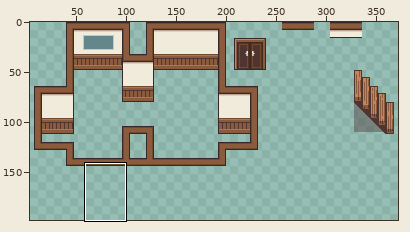
File history of a pixel-art file, aseprite_files/basic-wall-tilemap.aseprite. Above: a wide view before the commit, with the close-up outlined.
Close-up. As it was:
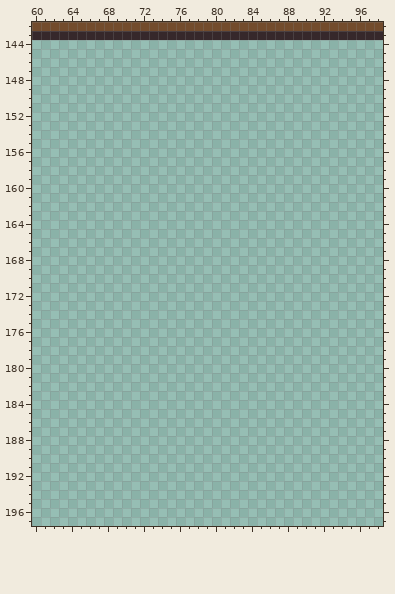
384x288 pixels, 1 frame. Shown: x 60..98, y 142..197. The wide view leaves out empty margins.
Now the later version:
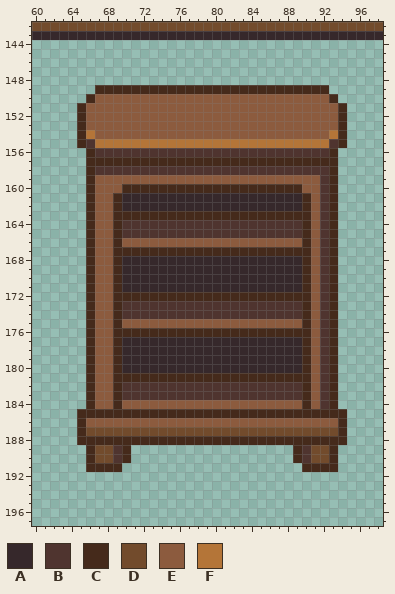
Palette (. is transparent): A #36282b  B #4f342f  C #452a1b  D #724b2c  E #8c5b3e  F #b47538
Change:
layer "bookcase" added
--- layer "bookcase"
@@ x 60..98 @@
 148 .......................................
-149 .......................................
-150 .......................................
-151 .......................................
-152 .......................................
-153 .......................................
-154 .......................................
-155 .......................................
-156 .......................................
-157 .......................................
-158 .......................................
-159 .......................................
-160 .......................................
-161 .......................................
-162 .......................................
-163 .......................................
-164 .......................................
-165 .......................................
-166 .......................................
-167 .......................................
-168 .......................................
-169 .......................................
-170 .......................................
-171 .......................................
-172 .......................................
-173 .......................................
-174 .......................................
-175 .......................................
-176 .......................................
-177 .......................................
-178 .......................................
-179 .......................................
-180 .......................................
-181 .......................................
-182 .......................................
-183 .......................................
-184 .......................................
-185 .......................................
-186 .......................................
-187 .......................................
-188 .......................................
-189 .......................................
-190 .......................................
-191 .......................................
+149 .......CCCCCCCCCCCCCCCCCCCCCCCCCC......
+150 ......CEEEEEEEEEEEEEEEEEEEEEEEEEEC.....
+151 .....CEEEEEEEEEEEEEEEEEEEEEEEEEEEEC....
+152 .....CEEEEEEEEEEEEEEEEEEEEEEEEEEEEC....
+153 .....CEEEEEEEEEEEEEEEEEEEEEEEEEEEEC....
+154 .....CFEEEEEEEEEEEEEEEEEEEEEEEEEEFC....
+155 .....CBFFFFFFFFFFFFFFFFFFFFFFFFFFBC....
+156 ......CBBBBBBBBBBBBBBBBBBBBBBBBBBC.....
+157 ......CCCCCCCCCCCCCCCCCCCCCCCCCCCC.....
+158 ......CBBBBBBBBBBBBBBBBBBBBBBBBBBC.....
+159 ......CEEEEEEEEEEEEEEEEEEEEEEEEEBC.....
+160 ......CEEECCCCCCCCCCCCCCCCCCCCEEBC.....
+161 ......CEECAAAAAAAAAAAAAAAAAAAACEBC.....
+162 ......CEECAAAAAAAAAAAAAAAAAAAACEBC.....
+163 ......CEECCCCCCCCCCCCCCCCCCCCCCEBC.....
+164 ......CEECBBBBBBBBBBBBBBBBBBBBCEBC.....
+165 ......CEECBBBBBBBBBBBBBBBBBBBBCEBC.....
+166 ......CEECEEEEEEEEEEEEEEEEEEEECEBC.....
+167 ......CEECCCCCCCCCCCCCCCCCCCCCCEBC.....
+168 ......CEECAAAAAAAAAAAAAAAAAAAACEBC.....
+169 ......CEECAAAAAAAAAAAAAAAAAAAACEBC.....
+170 ......CEECAAAAAAAAAAAAAAAAAAAACEBC.....
+171 ......CEECAAAAAAAAAAAAAAAAAAAACEBC.....
+172 ......CEECCCCCCCCCCCCCCCCCCCCCCEBC.....
+173 ......CEECBBBBBBBBBBBBBBBBBBBBCEBC.....
+174 ......CEECBBBBBBBBBBBBBBBBBBBBCEBC.....
+175 ......CEECEEEEEEEEEEEEEEEEEEEECEBC.....
+176 ......CEECCCCCCCCCCCCCCCCCCCCCCEBC.....
+177 ......CEECAAAAAAAAAAAAAAAAAAAACEBC.....
+178 ......CEECAAAAAAAAAAAAAAAAAAAACEBC.....
+179 ......CEECAAAAAAAAAAAAAAAAAAAACEBC.....
+180 ......CEECAAAAAAAAAAAAAAAAAAAACEBC.....
+181 ......CEECCCCCCCCCCCCCCCCCCCCCCEBC.....
+182 ......CEECBBBBBBBBBBBBBBBBBBBBCEBC.....
+183 ......CEECBBBBBBBBBBBBBBBBBBBBCEBC.....
+184 ......CEECEEEEEEEEEEEEEEEEEEEECEBC.....
+185 .....CCCCCCCCCCCCCCCCCCCCCCCCCCCCCC....
+186 .....CEEEEEEEEEEEEEEEEEEEEEEEEEEEEC....
+187 .....CDDDDDDDDDDDDDDDDDDDDDDDDDDDDC....
+188 .....CCCCCCCCCCCCCCCCCCCCCCCCCCCCCC....
+189 ......CDDBC..................CBDDC.....
+190 ......CDDBC..................CBDDC.....
+191 ......CCCC....................CCCC.....
 192 .......................................
